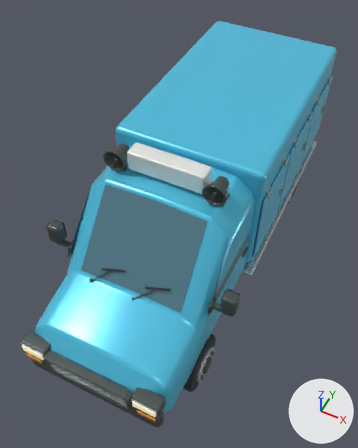
Before and after pictures for a commit that changed the glTF model vehicles/ice_cream_van.glb.
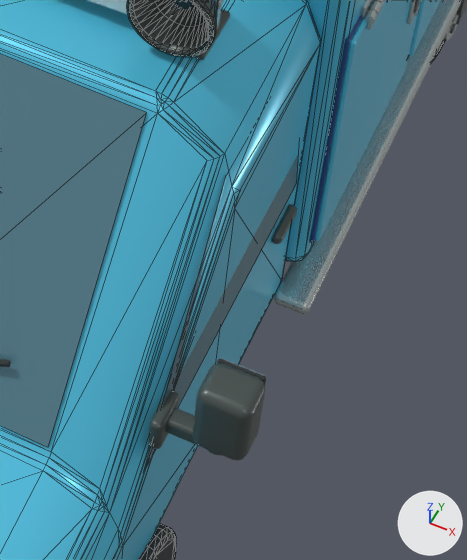
The first picture shows the older version from a camera (50 mm lens) standing at (2.1, -4.85, 6.65) and looking at (-0.12, -0.41, 1.1). The close-ups show the older and then the newer version on the part from 47% to 82% of the width and 42% to 77% of the height of that picture. Only the edits that show in the close-ups are written down. Arrows for +X, +Y and +Z are at lower right; the lights stay in place. The close-ups show mesh edges as thin lines. Where no turn or scale is listed for an object, it has been applied to the vertices. Vertices at exactly the same position are counted once.

Script lines for the objects in view, before the commit:
```python
me_cab_door_window_001 = bpy.data.meshes.new('Cab door window.001')
me_cab_door_window_001.from_pydata([(1.012, -1.93, 1.47), (1.012, -0.55, 1.47), (0.958, -0.55, 2.23), (0.958, -1.25, 2.23)], [], [(0, 1, 2), (0, 2, 3)])
me_cab_door_window_001.materials.append(mat_blue_grey_safety_glass)  # cyan #598493
me_cube_114 = bpy.data.meshes.new('Cube.114')
me_cube_114.from_pydata(...)  # 96 vertices, 188 faces; spans x -0.013..0.013, y -0.527..0.527, z -0.565..0.565
me_cube_114.materials.append(mat_glacier_blue_enamel)  # cyan #55c7e8
me_cylinder_056 = bpy.data.meshes.new('Cylinder.056')
me_cylinder_056.from_pydata(...)  # 192 vertices, 380 faces; spans x -0.13..0.13, y -0.405..0.405, z -0.405..0.405
me_cylinder_056.materials.append(mat_tire_rubber)  # dark grey #2c3234
ob_cab_door_window_001 = bpy.data.objects.new('Cab door window.001', me_cab_door_window_001)
ob_cab_door_window_001.location = (0.0, 0.0, 0.0)
ob_däck_002 = bpy.data.objects.new('Däck.002', me_cylinder_056)
ob_däck_002.location = (0.91, -1.96, 0.405)
ob_freezer_hatch_004 = bpy.data.objects.new('Freezer hatch.004', me_cube_114)
ob_freezer_hatch_004.location = (1.088, 1.25, 1.56)
# also in view: 'Pressed steel bonnet and cab' at (0.0, -1.72, 1.52); 'Freezer body' at (0.0, 1.25, 1.72); 'Door mirror housing.001' at (1.22, -1.77, 1.75); 'Mirror mounting plate.001' at (1.01, -1.77, 1.57); 'Freezer hatch.003' at (1.09, 0.12, 1.56)
```
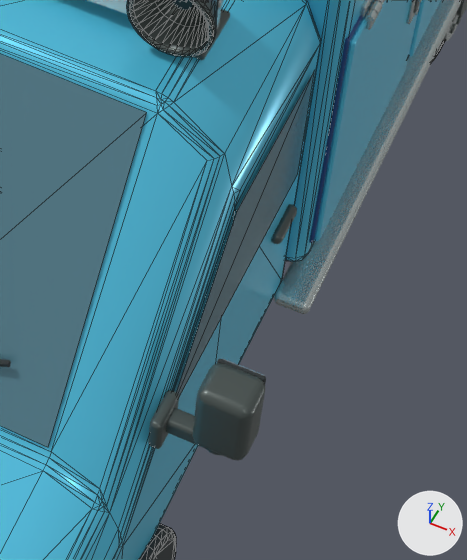
What differs and where, as boxes (x1, y1, x2, y2) in the close-ups (467 x 560 px):
'Cab door window.001', reshaped
    before: (144, 153, 299, 471)
    after: (177, 70, 315, 396)

The edits, one by one:
me_cab_door_window_001 is used by ob_cab_door_window_001; location (0.0, 0.0, 0.0).
me_cab_door_window_001 had 4 vertices, 2 faces and spanned x 0.958..1.012, y -1.93..-0.55, z 1.47..2.23.
me_cab_door_window_001 now has 4 vertices, 2 faces and spans x 1.012, y -1.738..-0.56, z 1.535..2.095.
Part 1, on me_cab_door_window_001:
Vertex 0 of me_cab_door_window_001 moves from (1.012, -1.93, 1.47) to (1.012, -1.738, 1.535).
Vertex 1 of me_cab_door_window_001 moves from (1.012, -0.55, 1.47) at pixel (296, 183) to (1.012, -0.56, 1.535) at pixel (297, 174).
Vertex 2 of me_cab_door_window_001 moves from (0.958, -0.55, 2.23) to (1.012, -0.56, 2.095) at pixel (314, 69).
Vertex 3 of me_cab_door_window_001 moves from (0.958, -1.25, 2.23) at pixel (226, 175) to (1.012, -1.257, 2.095) at pixel (237, 209).
